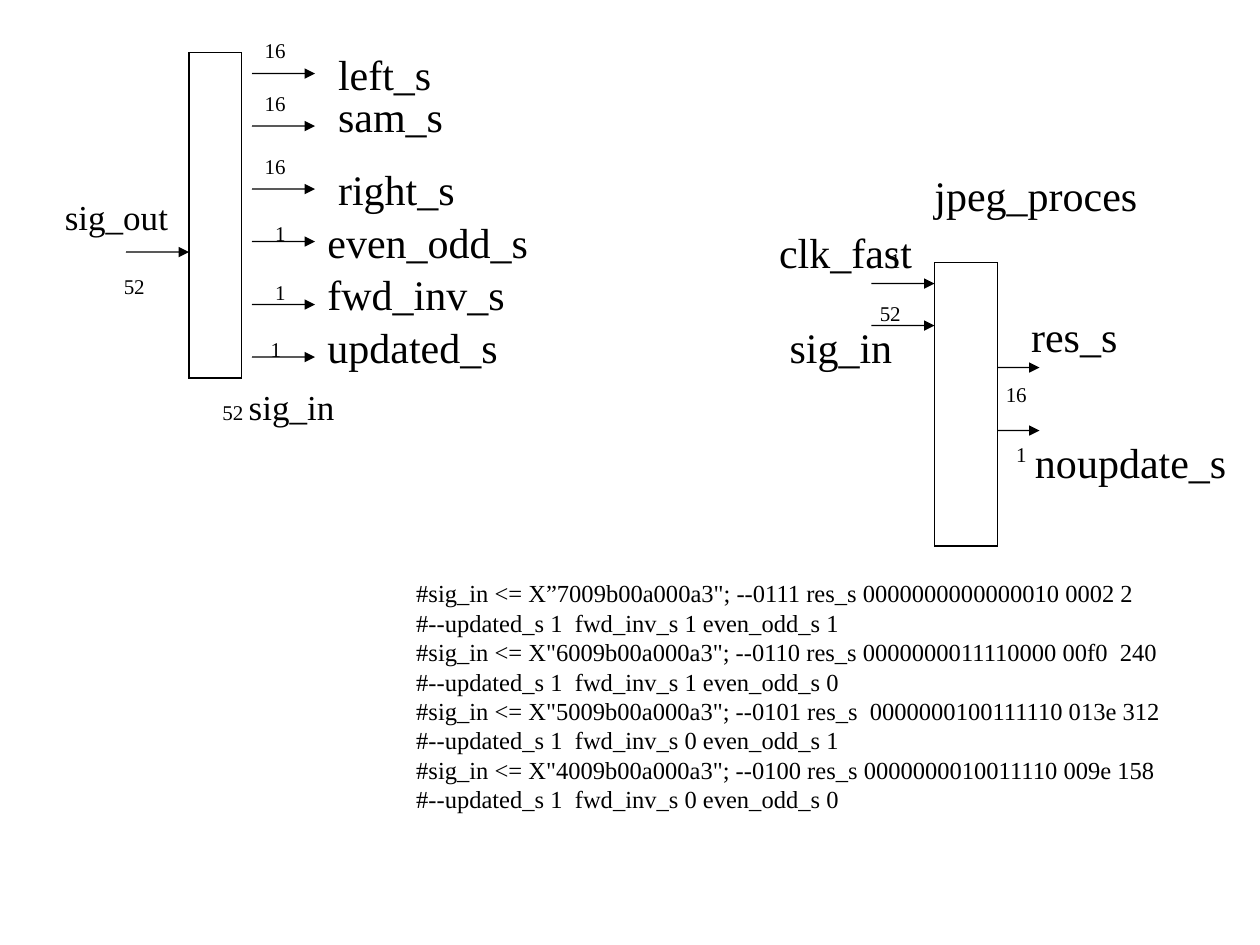
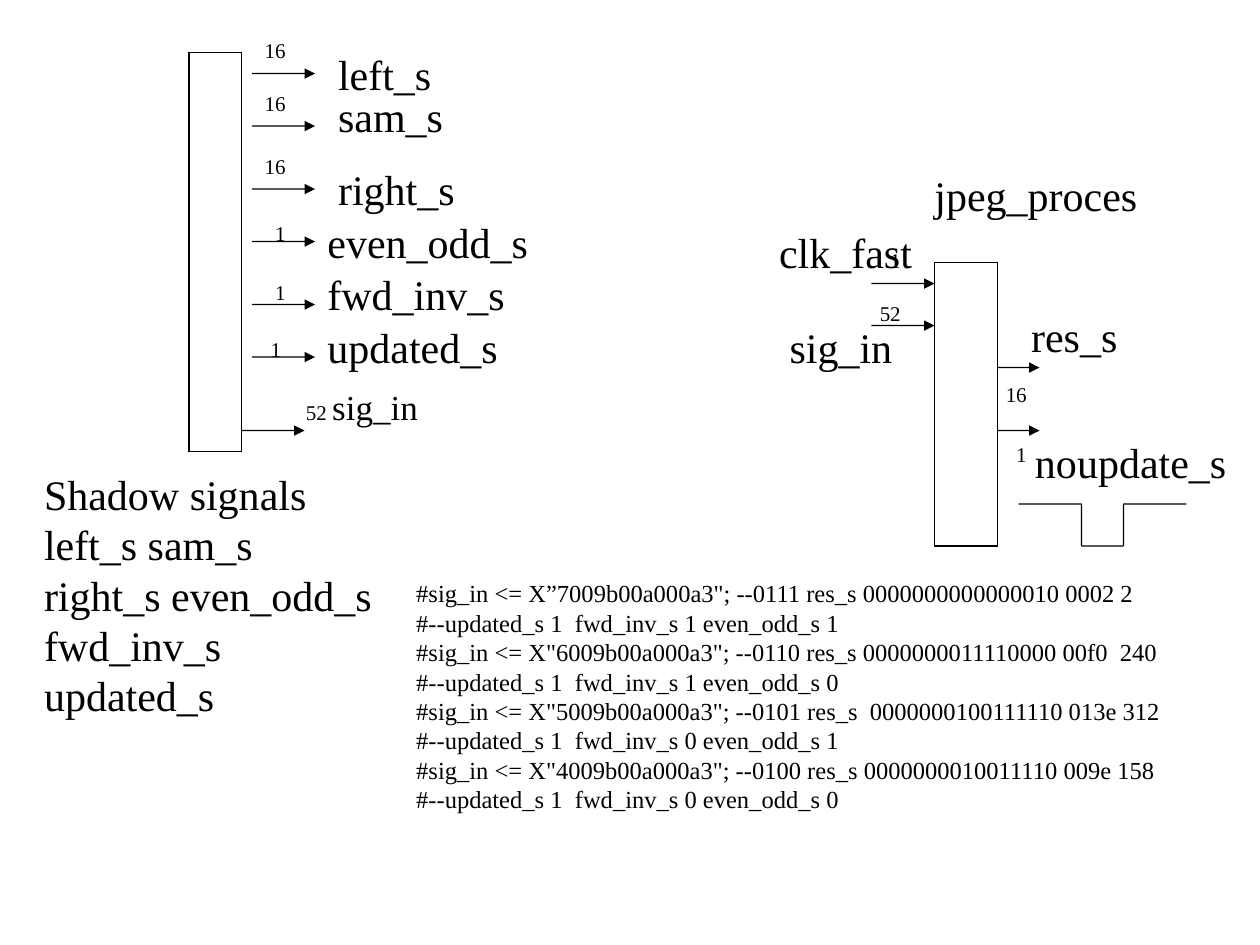
Before and after one commit to develone/jpeg-2000-test, a slide deck: slide 4 of jpeg2k/delay_mux.ppt (slide 2 before the commit). Drawn at 1260x945 pixels with LibreOffice and Linux fonts; fonts in the diff are those of the drawing. Boxes give left, top, right and bottom in pixels: in the first picture for what was removed or moved away, otherwise in the second. Text is boxed around its words. In the diff, an @@ line names an element or a change of style, - is before the commit and + after.

```diff
--- a/jpeg2k/delay_mux.ppt
+++ b/jpeg2k/delay_mux.ppt
@@ rectangle: place and size @@
-rectangle at box(189, 53, 242, 378)
+rectangle at box(189, 53, 242, 452)
@@ text removed at box(65, 207, 168, 237) @@
-sig_out
@@ text removed at box(124, 280, 145, 295) @@
-52
@@ text "52 sig_in": place and size @@
-text "52 sig_in" at box(222, 397, 335, 427)
+text "52 sig_in" at box(306, 397, 418, 427)
@@ arrow added from (242, 431) to (305, 431), #000000 0.74 pt @@
@@ text added at box(44, 481, 372, 720), 24 pt, text #000000 @@
+Shadow signals
+left_s sam_s
+right_s even_odd_s
+fwd_inv_s
+updated_s
@@ arrow moved from (126, 252) - (189, 252) to (1018, 504) - (1081, 504) @@
@@ arrow (1018, 504) - (1081, 504): arrow to line @@
@@ line added from (1081, 504) to (1081, 546), #000000 0.74 pt @@
@@ line added from (1124, 504) to (1187, 504), #000000 0.74 pt @@
@@ line added from (1124, 504) to (1124, 546), #000000 0.74 pt @@
@@ line added from (1081, 546) to (1124, 546), #000000 0.74 pt @@
```
Also in this commit, not shown: 1 other slide changed, 2 slides added, 3 other files.
